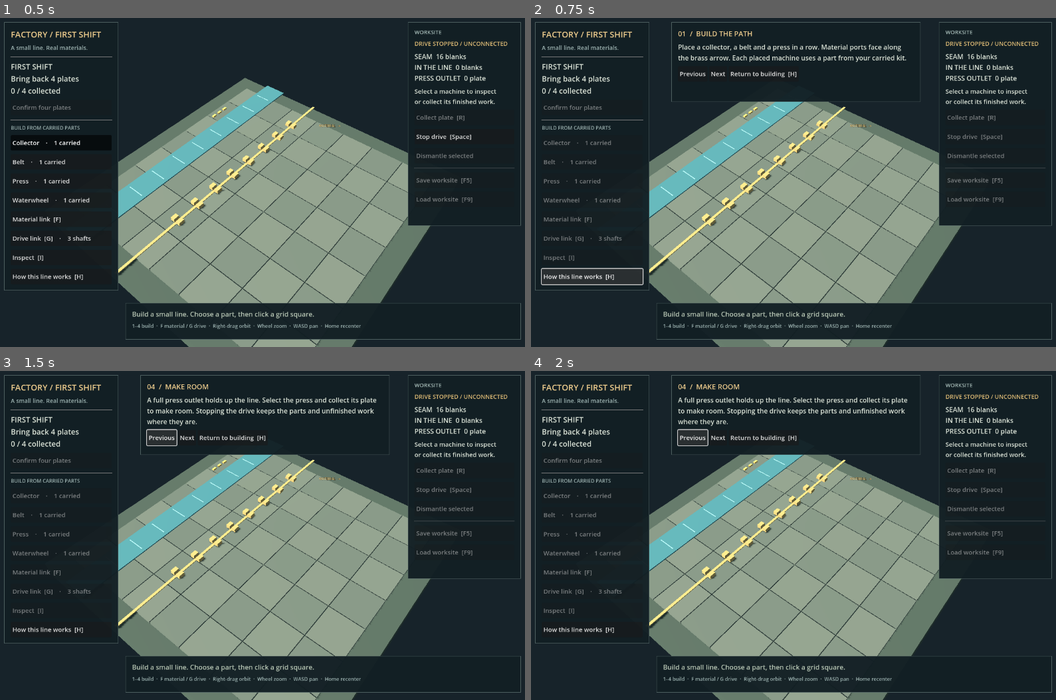
Above: before the commit, frames 1-4 (two rows, left to right).
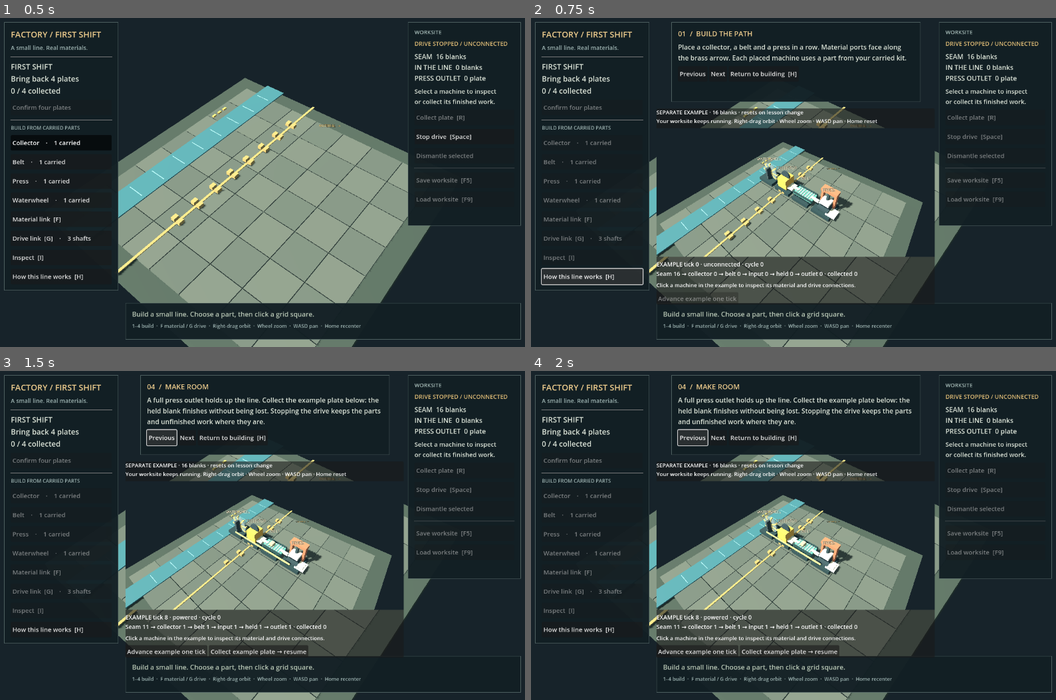
Above: after the commit, the same moments.

Repository: dan-garvey/factory_project
Game: Godot game, scene res://opening/opening.tscn
Same seed, same stepped clock (60 frames per second), same inputs: the game is played once before the commit and once after it. This scene is started directly instead of the project's main scene.
Inputs:
- Up to frame 1 (0.5 s): no input
- Up to frame 2 (0.75 s): click "How this line works [H]" at 0.5 s
- Up to frame 3 (1.5 s): click "Previous" at 1.25 s
- Up to frame 4 (2 s): no input

Frame 1 is identical in both runs. In frame 2, 22% of the frame differs, in the area x 23-77%, y 27-87%; in frame 3, 23%; in frame 4, 23%, in the area x 23-77%, y 8-87%.

Commit message:
prototype: add an isolated worked example to opening help
Show the existing finite collector, belt, press and waterwheel rules through an inspectable private 3D world when the player opens Help. Lesson setup and example stepping/retrieval use actual Model commands and ticks, with no player stock, requests or save ownership. Keep live worksite time semantics and startup/save-load methods unchanged.

Add an actual empty-player-site input consumer for navigation, camera, isolation, blocked work and recovery, with an independent finite ledger in the launcher. Preserve both explicit source-copy entrypoints. Source and staged tooling gates pass83; engine validation and independent review remain required before integration. Reversible teaching prototype, not a production stack or user-play claim.

Diff:
--- /dev/null
+++ b/experiments/engine-environment/godot/opening/example_presenter.gd
@@ -0,0 +1,160 @@
+extends PanelContainer
+## A separate finite teaching instance of the existing rules, never player state.
+## Only lesson setup, explicit example ticks and example retrieval mutate it.
+
+const Model = preload("res://model.gd")
+const World = preload("res://opening/example_world.gd")
+var world
+var viewport: SubViewport
+var surface: SubViewportContainer
+var readout: Label
+var inspect_label: Label
+var step_button: Button
+var recover_button: Button
+var model
+var lesson := 0
+var sequence := 0
+var ticks := 0
+var inspected := ""
+var transitions: Array = []
+
+func _ready() -> void:
+	var column := VBoxContainer.new()
+	column.add_theme_constant_override("separation", 8)
+	add_child(column)
+	var heading := Label.new()
+	heading.text = "SEPARATE EXAMPLE · 16 blanks · resets on lesson change\nYour worksite keeps running. Right-drag orbit · Wheel zoom · WASD pan · Home reset"
+	heading.add_theme_font_size_override("font_size", 13)
+	column.add_child(heading)
+	surface = SubViewportContainer.new()
+	surface.custom_minimum_size = Vector2(650, 310)
+	surface.stretch = true
+	surface.mouse_filter = Control.MOUSE_FILTER_IGNORE
+	column.add_child(surface)
+	viewport = SubViewport.new()
+	viewport.size = Vector2i(650, 310)
+	viewport.own_world_3d = true
+	viewport.handle_input_locally = false
+	viewport.gui_disable_input = true
+	viewport.render_target_update_mode = SubViewport.UPDATE_ALWAYS
+	surface.add_child(viewport)
+	world = World.new()
+	world.model = Model.new(16, "opening-example-1", 1, {"opening": true})
+	viewport.add_child(world)
+	recenter()
+	readout = Label.new()
+	readout.add_theme_font_size_override("font_size", 14)
+	column.add_child(readout)
+	inspect_label = Label.new()
+	inspect_label.add_theme_font_size_override("font_size", 13)
+	column.add_child(inspect_label)
+	var buttons := HBoxContainer.new()
+	column.add_child(buttons)
+	step_button = Button.new()
+	step_button.text = "Advance example one tick"
+	step_button.pressed.connect(_step)
+	buttons.add_child(step_button)
+	recover_button = Button.new()
+	recover_button.text = "Collect example plate → resume"
+	recover_button.pressed.connect(_recover)
+	buttons.add_child(recover_button)
+	set_lesson(0)
+
+func _command(action: Dictionary) -> void:
+	sequence += 1
+	var intent := action.duplicate(true)
+	intent.merge({"context": model.context, "client": "EXAMPLE", "request": "example-" + str(sequence)})
+	var outcome: Dictionary = model.command(intent)
+	assert(outcome.accepted, "Example setup must use valid shared-rule transitions")
+
+func _advance(count: int = 1) -> void:
+	model.advance(count)
+	ticks += count
+	transitions.append({"kind": "advance", "ticks": count, "state": model.projection()})
+
+func set_lesson(index: int) -> void:
+	lesson = index
+	sequence = 0
+	ticks = 0
+	inspected = ""
+	transitions.clear()
+	model = Model.new(16, "opening-example-1", 1, {"opening": true})
+	world.model = model
+	# Exactly the carried starter kit: no scene/stock/checkpoint injection.
+	for entry in [["wheel", -1], ["collector", 0], ["belt", 1], ["processor", 2]]:
+		_command({"action": "place", "kind": entry[0], "cell": [entry[1], 0]})
+	for pair in [["collector-1", "belt-1"], ["belt-1", "processor-1"]]:
+		_command({"action": "connect", "from": pair[0], "to": pair[1]})
+	if lesson >= 1:
+		for pair in [["wheel-1", "collector-1"], ["collector-1", "belt-1"], ["belt-1", "processor-1"]]:
+			_command({"action": "connect_drive", "from": pair[0], "to": pair[1]})
+	if lesson == 2:
+		_advance(4)
+	elif lesson == 3:
+		_advance(8)
+	transitions.append({"kind": "lesson", "state": model.projection()})
+	# Revisions can repeat across the deliberately reset teaching instances.
+	world.geometry_key = ""
+	world.visual_revision = -1
+	_refresh()
+
+func _step() -> void:
+	_advance()
+	_refresh()
+
+func _recover() -> void:
+	if lesson != 3 or model.projection().stock.output != 1:
+		return
+	_command({"action": "retrieve", "entity": "processor-1", "amount": 1})
+	transitions.append({"kind": "retrieve", "state": model.projection()})
+	_advance()
+	_refresh()
+
+func _refresh() -> void:
+	world._refresh()
+	var state: Dictionary = model.projection()
+	var stock: Dictionary = state.stock
+	readout.text = "EXAMPLE tick %d · %s · cycle %d\nSeam %d → collector %d → belt %d → input %d → held %d → outlet %d · collected %d" % [
+		ticks, "powered" if state.powered else "unconnected", state.remaining,
+		stock.source, stock.collector, stock.belt, stock.input, stock.held, stock.output, stock.player]
+	inspect_label.text = "Click a machine in the example to inspect its material and drive connections."
+	if state.entities.has(inspected):
+		var kind: String = state.entities[inspected].kind
+		inspect_label.text = "EXAMPLE %s · square %s" % [world.NAMES[kind], str(state.entities[inspected].cell)]
+		if kind == "processor":
+			inspect_label.text += " · %d input / %d held / %d ready · %d ticks left" % [stock.input, stock.held, stock.output, state.remaining]
+	step_button.disabled = lesson < 1
+	recover_button.visible = lesson == 3
+	recover_button.disabled = stock.output != 1
+
+func pan(delta: float) -> void:
+	var direction := Vector2(float(Input.is_physical_key_pressed(KEY_D)) - float(Input.is_physical_key_pressed(KEY_A)),
+		float(Input.is_physical_key_pressed(KEY_S)) - float(Input.is_physical_key_pressed(KEY_W)))
+	if not Input.is_mouse_button_pressed(MOUSE_BUTTON_RIGHT):
+		world.focus += Vector3(direction.x, 0, direction.y) * delta * 4.0
+		world.focus.x = clampf(world.focus.x, -4, 6)
+		world.focus.z = clampf(world.focus.z, -4, 6)
+
+func recenter() -> void:
+	world.focus = Vector3(0.8, 0, 0)
+	world.distance = 11.5
+	world.orbit_yaw = 0.68
+	world.orbit_pitch = 0.82
+	world._update_camera()
+
+func handle_pointer(event: InputEvent) -> bool:
+	if not (event is InputEventMouse) or not surface.get_global_rect().has_point(event.position):
+		return false
+	if event is InputEventMouseMotion and Input.is_mouse_button_pressed(MOUSE_BUTTON_RIGHT):
+		world.orbit_yaw -= event.relative.x * 0.007
+		world.orbit_pitch = clampf(world.orbit_pitch + event.relative.y * 0.005, 0.35, 1.25)
+	elif event is InputEventMouseButton and event.pressed:
+		match event.button_index:
+			MOUSE_BUTTON_WHEEL_UP: world.distance = maxf(10, world.distance - 1)
+			MOUSE_BUTTON_WHEEL_DOWN: world.distance = minf(28, world.distance + 1)
+			MOUSE_BUTTON_LEFT:
+				var point: Vector2 = (event.position - surface.global_position) * Vector2(viewport.size) / surface.size
+				inspected = world._screen_entity(point)
+				_refresh()
+	world._update_camera()
+	return true
--- /dev/null
+++ b/experiments/engine-environment/godot/opening/example_world.gd
@@ -0,0 +1,21 @@
+extends "res://opening/opening.gd"
+## Reuse the opening's geometry only, inside the example's private World3D.
+## No player UI, input, clock, save-slot configuration or gameplay commands.
+
+func _ready() -> void:
+	auto_advance = false
+	set_process_input(false)
+	set_process_unhandled_input(false)
+	_build_world()
+	_refresh()
+
+func _process(delta: float) -> void:
+	if wheel_rotor != null and state.get("powered", false):
+		wheel_rotor.rotation.z += delta * 0.8
+	_update_camera()
+
+func _input(_event: InputEvent) -> void:
+	pass
+
+func _unhandled_input(_event: InputEvent) -> void:
+	pass
--- /dev/null
+++ b/experiments/engine-environment/godot/opening/explanation_check.gd
@@ -0,0 +1,165 @@
+extends "res://opening/opening_check.gd"
+## Actual help/navigation/camera/build/save consumers from an EMPTY player site.
+## Frozen observation clock proves isolation; a separate check retains live time.
+
+var report: Dictionary = {"lessons": [], "captures": [], "user_play": "not_assessed"}
+
+func facts() -> Dictionary:
+	return {"checkpoint": scene.model.checkpoint(), "selected": scene.selected,
+		"pending": scene.pending_link, "mode": scene.mode, "confirmed": scene.goal_confirmed,
+		"namespace": scene.request_namespace, "sequence": scene.request_sequence,
+		"slot": scene.save_slot, "ready": scene.save_slot_ready, "owned": scene.save_slot_owned,
+		"save_result": scene.last_save_result.duplicate(true), "load_result": scene.last_load_result.duplicate(true),
+		"focus": scene.focus, "yaw": scene.orbit_yaw, "pitch": scene.orbit_pitch, "distance": scene.distance}
+
+func mouse_button(button: MouseButton, at: Vector2, pressed: bool = true) -> void:
+	var event := InputEventMouseButton.new()
+	event.button_index = button
+	event.position = at
+	event.global_position = at
+	event.pressed = pressed
+	Input.parse_input_event(event)
+	await process_frame
+
+func capture(suffix: String) -> void:
+	for argument in OS.get_cmdline_user_args():
+		if argument.begins_with("--capture=") and DisplayServer.get_name() != "headless":
+			await RenderingServer.frame_post_draw
+			var path := argument.trim_prefix("--capture=")
+			if suffix != "":
+				path = path.get_basename() + "-" + suffix + ".png"
+			_check(root.get_texture().get_image().save_png(path) == OK, "Actual explanation capture saved.")
+			report.captures.append(path)
+
+func ledger(expected: Array, powered: bool, remaining: int) -> void:
+	var state: Dictionary = scene.example_presenter.model.projection()
+	var stock: Dictionary = state.stock
+	_check([stock.source, stock.collector, stock.belt, stock.input, stock.held, stock.output, stock.player] == expected,
+		"Independent finite example ledger matches every actual owner.")
+	_check(state.powered == powered and state.remaining == remaining, "Actual example power and phase match independent stage.")
+	_check(state.initial_feed == 16 and state.recipe_input == 1 and state.entities.size() == 4,
+		"Teaching example uses same finite rule set and actual complete path.")
+	_check(state.parts == {"collector": 0, "belt": 0, "processor": 0, "wheel": 0, "shaft": 0 if powered else 3},
+		"Example placement/drive consumes its own finite starter kit.")
+
+func _run() -> void:
+	root.size = Vector2i(1280, 800)
+	scene = load("res://opening/opening.tscn").instantiate()
+	scene.auto_advance = false
+	root.add_child(scene)
+	await process_frame
+	await physics_frame
+	var before := facts()
+	_check(scene.state.entities.is_empty() and scene.request_sequence == 0 and scene.state.stock.source == 16,
+		"Help test starts on an empty player factory, not a supplied demo line.")
+	await _key(KEY_H)
+	_check(scene.explanation_open and scene.example_presenter.visible, "Actual H displays populated example.")
+	var presenter = scene.example_presenter
+	await physics_frame
+	_check(presenter.model != scene.model and presenter.world.get_world_3d() != scene.get_world_3d(),
+		"Example owns a separate same-rule model AND physics world.")
+	_check(presenter.world.machine_root.get_child_count() == 6 and presenter.world.item_root.get_child_count() == 16,
+		"Empty player worksite still displays four machines, material connections and finite example seam.")
+	_check(scene._screen_entity(scene.camera.unproject_position(Vector3(0, 0.8, 0))).is_empty(),
+		"Example colliders never appear in the empty player physics query.")
+	ledger([16, 0, 0, 0, 0, 0, 0], false, 0)
+	report.lessons.append(presenter.model.projection())
+	await _click_screen(scene.lesson_next.get_global_rect().get_center())
+	_check(scene.lesson_index == 1, "Actual Next button switches to connected drive lesson.")
+	ledger([16, 0, 0, 0, 0, 0, 0], true, 0)
+	report.lessons.append(presenter.model.projection())
+	await _click_screen(presenter.step_button.get_global_rect().get_center())
+	ledger([15, 1, 0, 0, 0, 0, 0], true, 0)
+	report.step = presenter.model.projection()
+	await _click_screen(scene.lesson_next.get_global_rect().get_center())
+	ledger([12, 1, 1, 1, 1, 0, 0], true, 2)
+	report.lessons.append(presenter.model.projection())
+	await physics_frame
+	# Inspect the real example collider through the actual viewport mouse path.
+	var local: Vector2 = presenter.world.camera.unproject_position(Vector3(0, 0.8, 0))
+	var point: Vector2 = presenter.surface.global_position + local * presenter.surface.size / Vector2(presenter.viewport.size)
+	await _click_screen(point)
+	_check(presenter.inspected == "collector-1" and presenter.inspect_label.text.contains("Collector"),
+		"Actual example viewport click inspects its own machine.")
+	var center: Vector2 = presenter.surface.get_global_rect().get_center()
+	var old_yaw: float = presenter.world.orbit_yaw
+	await mouse_button(MOUSE_BUTTON_RIGHT, center)
+	var motion := InputEventMouseMotion.new()
+	motion.position = center
+	motion.global_position = center
+	motion.relative = Vector2(25, 12)
+	Input.parse_input_event(motion)
+	await process_frame
+	await mouse_button(MOUSE_BUTTON_RIGHT, center, false)
+	_check(presenter.world.orbit_yaw != old_yaw, "Actual right drag rotates the example camera.")
+	var old_distance: float = presenter.world.distance
+	await mouse_button(MOUSE_BUTTON_WHEEL_UP, center)
+	await mouse_button(MOUSE_BUTTON_WHEEL_UP, center, false)
+	_check(presenter.world.distance == old_distance - 1, "Actual wheel zoom affects the example camera.")
+	var old_focus: Vector3 = presenter.world.focus
+	var pan_event := InputEventKey.new()
+	pan_event.keycode = KEY_D
+	pan_event.physical_keycode = KEY_D
+	pan_event.pressed = true
+	Input.parse_input_event(pan_event)
+	await process_frame
+	scene._process(0.1)
+	pan_event = pan_event.duplicate()
+	pan_event.pressed = false
+	Input.parse_input_event(pan_event)
+	await process_frame
+	_check(presenter.world.focus.x > old_focus.x, "Actual held camera key pans only the example.")
+	var example_before: Dictionary = presenter.model.checkpoint()
+	for code in [KEY_1, KEY_2, KEY_3, KEY_4, KEY_F, KEY_G, KEY_I, KEY_R, KEY_SPACE, KEY_F5, KEY_F9]:
+		await _key(code)
+	await _click_screen(center)
+	_check(presenter.model.checkpoint() == example_before, "Build/retrieve/save shortcuts and viewport clicks cannot edit the example.")
+	_check(facts() == before, "Full player checkpoint, parts, requests, goal, selection, camera and save facts remain unchanged.")
+	_check(not scene._path_exists(scene.save_slot) and not scene._path_exists(scene.save_slot + ".pending"),
+		"Read-only explanation never publishes a player save.")
+	report.isolation = true
+	await _key(KEY_HOME)
+	await capture("working")
+	await _click_screen(scene.lesson_next.get_global_rect().get_center())
+	ledger([11, 1, 1, 1, 1, 1, 0], true, 0)
+	report.lessons.append(presenter.model.projection())
+	await capture("blocked")
+	# A real tick cannot discard unfinished work while the one-slot outlet is full.
+	await _click_screen(presenter.step_button.get_global_rect().get_center())
+	ledger([11, 1, 1, 1, 1, 1, 0], true, 0)
+	report.blocked_retained = presenter.model.projection()
+	await _click_screen(presenter.recover_button.get_global_rect().get_center())
+	ledger([10, 1, 1, 1, 1, 1, 1], true, 2)
+	report.recovery = presenter.model.projection()
+	report.transitions = presenter.transitions.duplicate(true)
+	await capture("")
+	_check(facts() == before, "Example collection/recovery transfers nothing to the player or its save.")
+	await _click_screen(scene.lesson_previous.get_global_rect().get_center())
+	_check(scene.lesson_index == 2, "Actual Previous button returns to material-path lesson.")
+	await _click_screen(scene.lesson_return.get_global_rect().get_center())
+	_check(not scene.explanation_open and not presenter.visible and facts() == before,
+		"Actual Return button restores the ordinary empty worksite without side effects.")
+	# Declared deterministic observation clock above; normal live-time remains active below.
+	scene.auto_advance = true
+	scene.elapsed = 0.0
+	await _key(KEY_H)
+	var revision: int = scene.model.projection().revision
+	scene._process(scene.STEP_SECONDS)
+	scene.auto_advance = false
+	_check(scene.model.projection().revision == revision + 1 and scene.state.stock.source == 16,
+		"Existing live worksite clock still advances while the explanation is open.")
+	report.live_clock = true
+	await _key(KEY_ESCAPE)
+	_check(not scene.explanation_open, "Actual Escape returns from example.")
+	await _key(KEY_1)
+	await _click_cell(0)
+	_check(scene.state.entities.has("collector-1") and scene.state.parts.collector == 0,
+		"Returning leaves actual ordinary player building usable.")
+	report.player_after_return = scene.model.projection()
+	if failures.is_empty():
+		print("OPENING_EXPLANATION_STATE " + JSON.stringify(report))
+		print("OPENING_EXPLANATION_PASS: actual help/navigation/inspection/orbit/zoom/isolation/blockage/recovery/return")
+		quit(0)
+	else:
+		print("OPENING_EXPLANATION_FAIL " + JSON.stringify(failures))
+		quit(1)
--- a/experiments/engine-environment/godot/opening/opening.gd
+++ b/experiments/engine-environment/godot/opening/opening.gd
@@ -10,8 +10,8 @@
 const LESSONS := [
 	["01  /  BUILD THE PATH", "Place a collector, a belt and a press in a row. Material ports face along the brass arrow. Each placed machine uses a part from your carried kit."],
 	["02  /  CONNECT THE DRIVE", "Place the waterwheel beside your line. Choose Drive link, then click two neighboring machines. Carry its rotation through the whole line; the stream supplies motion without fuel."],
-	["03  /  FOLLOW ONE BLANK", "The collector removes a blank from the finite seam. The belt carries it to the press. A blank held inside the press remains there until its plate can leave."],
-	["04  /  MAKE ROOM", "A full press outlet holds up the line. Select the press and collect its plate to make room. Stopping the drive keeps the parts and unfinished work where they are."]
+	["03  /  FOLLOW ONE BLANK", "The collector removes a blank from the finite seam. The belt carries it to the press. Advance the example one tick at a time. The held blank stays in the press until its plate can leave."],
+	["04  /  MAKE ROOM", "A full press outlet holds up the line. Collect the example plate below: the held blank finishes without being lost. Stopping the drive keeps the parts and unfinished work where they are."]
 ]
 
 var model
@@ -32,6 +32,10 @@
 var goal_confirmed := false
 var explanation_open := false
 var lesson_index := 0
+var example_presenter
+var lesson_next: Button
+var lesson_previous: Button
+var lesson_return: Button
 var elapsed := 0.0
 var orbit_yaw := 0.68
 var orbit_pitch := 0.82
@@ -162,6 +166,9 @@
 		_refresh()
 	if wheel_rotor != null and state.get("powered", false):
 		wheel_rotor.rotation.z += delta * 0.8
+	if explanation_open:
+		example_presenter.pan(delta)
+		return
 	_update_camera()
 	var pan := Vector2(float(Input.is_physical_key_pressed(KEY_D)) - float(Input.is_physical_key_pressed(KEY_A)),
 		float(Input.is_physical_key_pressed(KEY_S)) - float(Input.is_physical_key_pressed(KEY_W)))
@@ -171,6 +178,18 @@
 		focus.z = clampf(focus.z, -4, 6)
 
 func _input(event: InputEvent) -> void:
+	if explanation_open:
+		if event is InputEventKey:
+			if event.pressed and not event.echo:
+				match event.keycode:
+					KEY_H, KEY_ESCAPE: _toggle_explanation()
+					KEY_RIGHT: _set_lesson(lesson_index + 1)
+					KEY_LEFT: _set_lesson(lesson_index - 1)
+					KEY_HOME: example_presenter.recenter()
+			get_viewport().set_input_as_handled()
+		elif example_presenter.handle_pointer(event):
+			get_viewport().set_input_as_handled()
+		return
 	# Consume both edges of global shortcuts so a
 	# previously focused GUI button cannot also activate on the release.
 	if event is InputEventKey and event.keycode in [KEY_SPACE, KEY_F5, KEY_F9]:
@@ -182,6 +201,8 @@
 		get_viewport().set_input_as_handled()
 
 func _unhandled_input(event: InputEvent) -> void:
+	if explanation_open:
+		return
 	if event is InputEventMouseMotion:
 		if Input.is_mouse_button_pressed(MOUSE_BUTTON_RIGHT):
 			orbit_yaw -= event.relative.x * 0.007
@@ -284,13 +305,25 @@
 	explanation_open = not explanation_open
 	lesson_panel.visible = explanation_open
 	if explanation_open:
+		if example_presenter == null:
+			# Lazy loading avoids a static cycle with the geometry-only subclass.
+			example_presenter = load("res://opening/example_presenter.gd").new()
+			example_presenter.position = Vector2(310, 226)
+			example_presenter.size = Vector2(670, 446)
+			lesson_panel.get_parent().add_child(example_presenter)
+		example_presenter.show()
 		_set_lesson(0)
+	else:
+		example_presenter.hide()
+	_update_cursor()
 	_refresh_ui()
 
 func _set_lesson(index: int) -> void:
 	lesson_index = posmod(index, LESSONS.size())
 	lesson_title.text = LESSONS[lesson_index][0]
 	lesson_body.text = LESSONS[lesson_index][1]
+	if example_presenter != null:
+		example_presenter.set_lesson(lesson_index)
 
 func _screen_cell(screen: Vector2) -> Vector2i:
 	var point = Plane(Vector3.UP, 0).intersects_ray(camera.project_ray_origin(screen), camera.project_ray_normal(screen))
@@ -635,7 +668,7 @@
 	lesson_body.autowrap_mode = TextServer.AUTOWRAP_WORD_SMART
 	var row := HBoxContainer.new()
 	lesson_column.add_child(row)
-	_button(row, "Previous", func(): _set_lesson(lesson_index - 1))
-	_button(row, "Next", func(): _set_lesson(lesson_index + 1))
-	_button(row, "Return to building  [H]", _toggle_explanation)
+	lesson_previous = _button(row, "Previous", func(): _set_lesson(lesson_index - 1))
+	lesson_next = _button(row, "Next", func(): _set_lesson(lesson_index + 1))
+	lesson_return = _button(row, "Return to building  [H]", _toggle_explanation)
 	lesson_panel.visible = false
